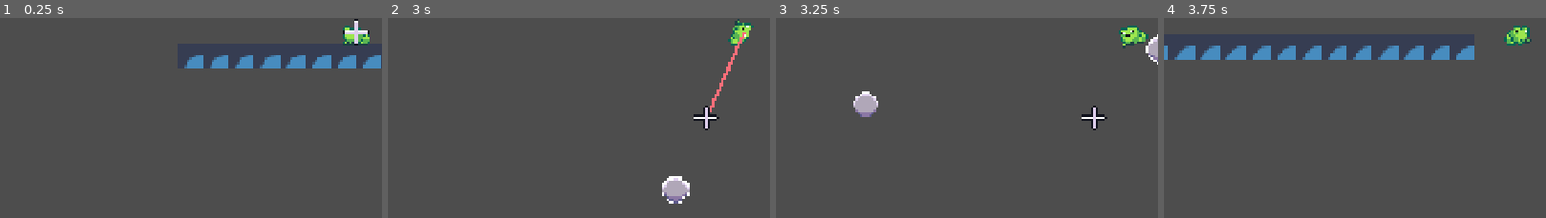
Above: before the commit, frames 1-4 (left to right).
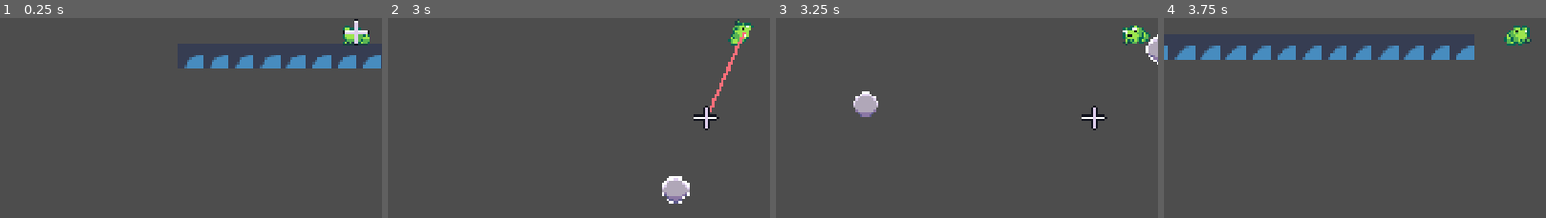
Above: after the commit, the same moments.

Repository: MadAvidCoder/Spin-phibian
Game: Godot game, scene res://scenes/main.tscn
The game is run twice, just before and just after one commit, with the same random seed, the same clock (stepped at 60 frames per second) and the same inputs. The engine's default icon, where the game draws it, is replaced by a stand-in: a white triangle on a blue panel in a dark square.
Inputs (mouse positions are % of the whole screen's width and height, from its top left):
- Up to frame 1 (0.25 s): no input
- Up to frame 2 (3 s): tap Enter at 0.5 s; move the mouse to (72, 48) at 0.52 s; hold D (right) 0.53-2.03 s; click (72, 48) at 0.6 s; move the mouse to (30, 59) at 1.27 s; click (30, 59) at 1.35 s; move the mouse to (60, 30) at 2.02 s; hold A (left) 2.03-2.78 s; click (60, 30) at 2.1 s; move the mouse to (45, 75) at 2.77 s; hold D (right) from 2.78 s (still down); click (45, 75) at 2.85 s
- Up to frame 3 (3.25 s): keep holding D (right)
- Up to frame 4 (3.75 s): keep holding D (right); move the mouse to (80, 70) at 3.52 s; click (80, 70) at 3.6 s
The pictures show only the part of the screen within x 3-53%, y 50-100%; the shares and areas given below are measured in that part.

Frames 1-2 are identical in both runs. In frame 3, 0.5% of the frame differs, in the area x 89-98%, y 3-16%; in frame 4, nothing differs.

Commit message:
Fix Animation States Improved the grapple animation to be more reliable

Diff:
--- a/src/scenes/tongue.gd
+++ b/src/scenes/tongue.gd
@@ -17,11 +17,10 @@
 	tween.set_ease(Tween.EASE_OUT)
 	tween.tween_callback(x)
 
-func retract(x):
+func retract():
 	var tween = create_tween()
 	tween.set_ease(Tween.EASE_IN)
 	tween.tween_property(self, "tongue_progress", 0.0, tongue_retract_time)
-	tween.tween_callback(x)
 
 func _draw() -> void:
 	if tongue_progress != 0.0:
--- a/src/scripts/frog.gd
+++ b/src/scripts/frog.gd
@@ -3,6 +3,7 @@
 enum States {
 	GROUND,
 	AIR,
+	TONGUING,
 	GRAPPLED,
 }
 
@@ -34,7 +35,7 @@
 	if state == States.GROUND or state == States.AIR:
 		if targ_anchor.global_position.distance_to(global_position) <= pull_dist:
 			anchor = targ_anchor
-			sprite.play("grapple")
+			change_state(States.TONGUING)
 			tongue.extend(func(): change_state(States.GRAPPLED))
 
 			var dir = (anchor.global_position - global_position).normalized()
@@ -57,7 +58,8 @@
 	match state:
 		States.AIR:
 			sprite.play("air")
-
+		States.TONGUING:
+			sprite.play("grapple")
 		States.GROUND:
 			sprite.play("idle")
 
@@ -70,7 +72,7 @@
 			tween.set_ease(Tween.EASE_OUT)
 			tween.set_trans(Tween.TRANS_BACK)
 			tween.tween_property(sprite, "rotation", 0.0, 0.4)
-			tongue.retract(func(): sprite.play_backwards("grapple"))
+			tongue.retract()
 
 func process_state(delta: float):
 	match state:
